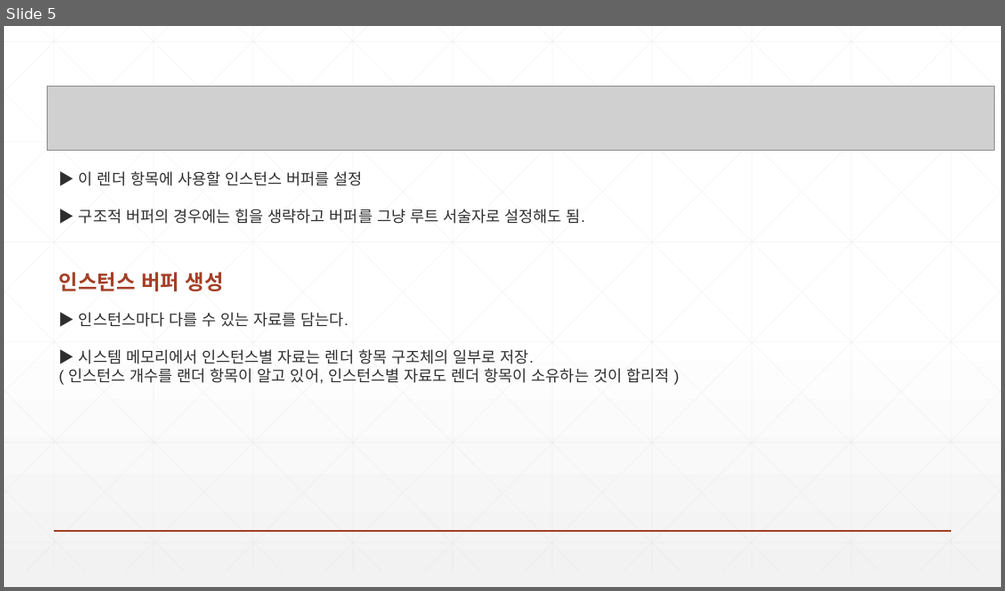
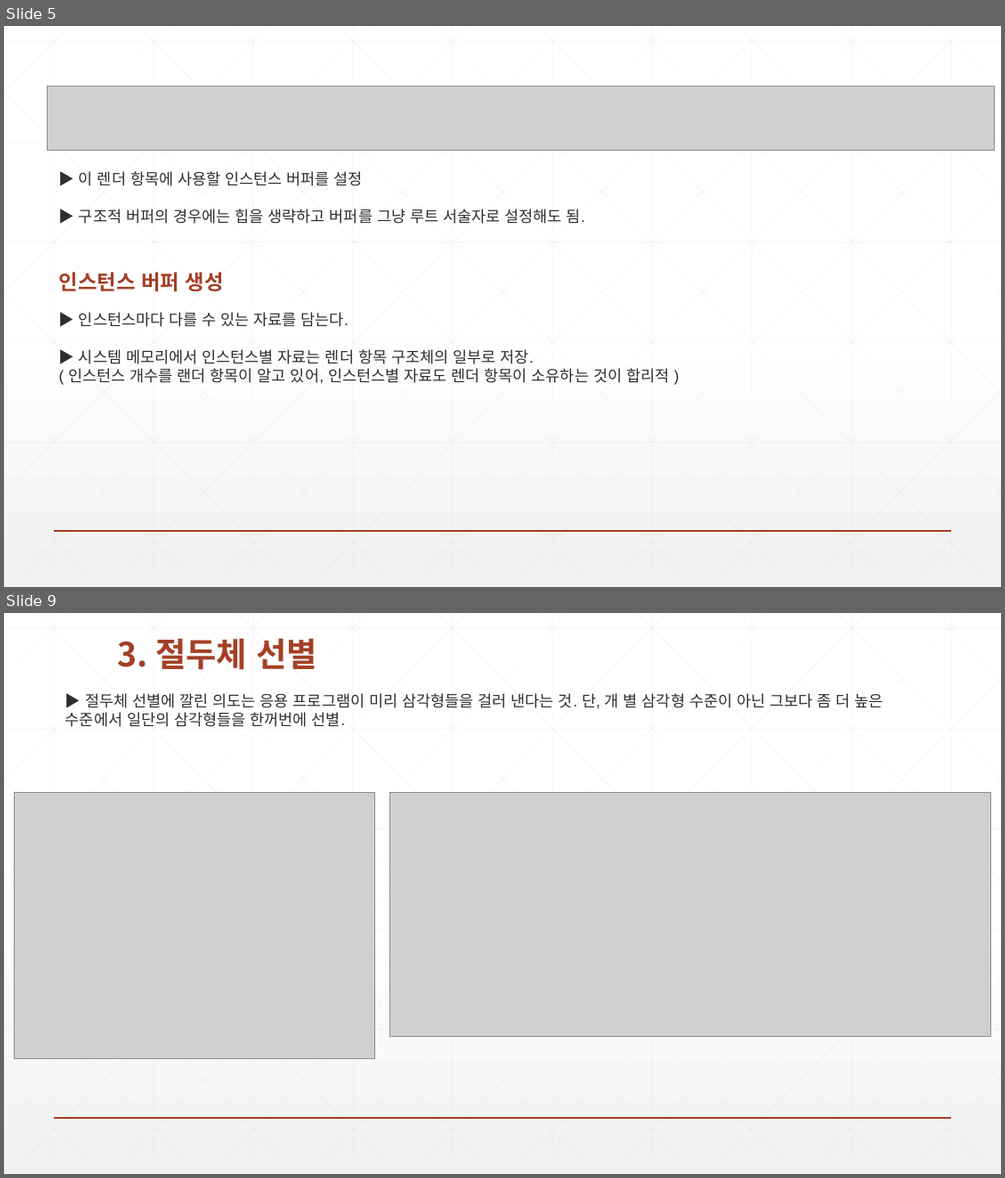
Before and after one commit to earthboom/CodingStudy, a slide deck: Common/Chapter16 InstancingAndCulling.pptx. Shown one above the other, each under a label of ours: slide 5 before the commit, slides 5 and 9 after it; the slides between them are not shown. The pictures are 1005x591 and 1005x1178 pixels, drawn with LibreOffice and Linux fonts; fonts in the diff are those of the drawing; grey boxes stand for pictures. Boxes give left, top, right and bottom in pixels: in the first picture for what was removed or moved away, otherwise in the second. Text is boxed around its words. In the diff, an @@ line names an element or a change of style, - is before the commit and + after.

```diff
--- a/Common/Chapter16 InstancingAndCulling.pptx
+++ b/Common/Chapter16 InstancingAndCulling.pptx
@@ slide 9 added at <box>4,613,1001,1174</box>, background gradient #FFFFFF to #F2F2F2; not listed: 47 template elements that a slide beside it also shows @@
@@ title added at <box>117,638,318,670</box>, 32 pt, text #A43F27, bold @@
+3. 절두체 선별
@@ text added at <box>65,693,882,727</box>, 15 pt, text #2D2E2D @@
+▶ 절두체 선별에 깔린 의도는 응용 프로그램이 미리 삼각형들을 걸러 낸다는 것. 단, 개 별 삼각형 수준이 아닌 그보다 좀 더 높은 수준에서 일단의 삼각형들을 한꺼번에 선별.
@@ picture added at <box>15,793,375,1058</box> @@
@@ picture added at <box>390,793,990,1037</box> @@
```
Also in this commit, not shown: 3 other slides added, 8 slides removed, 12 other files.
